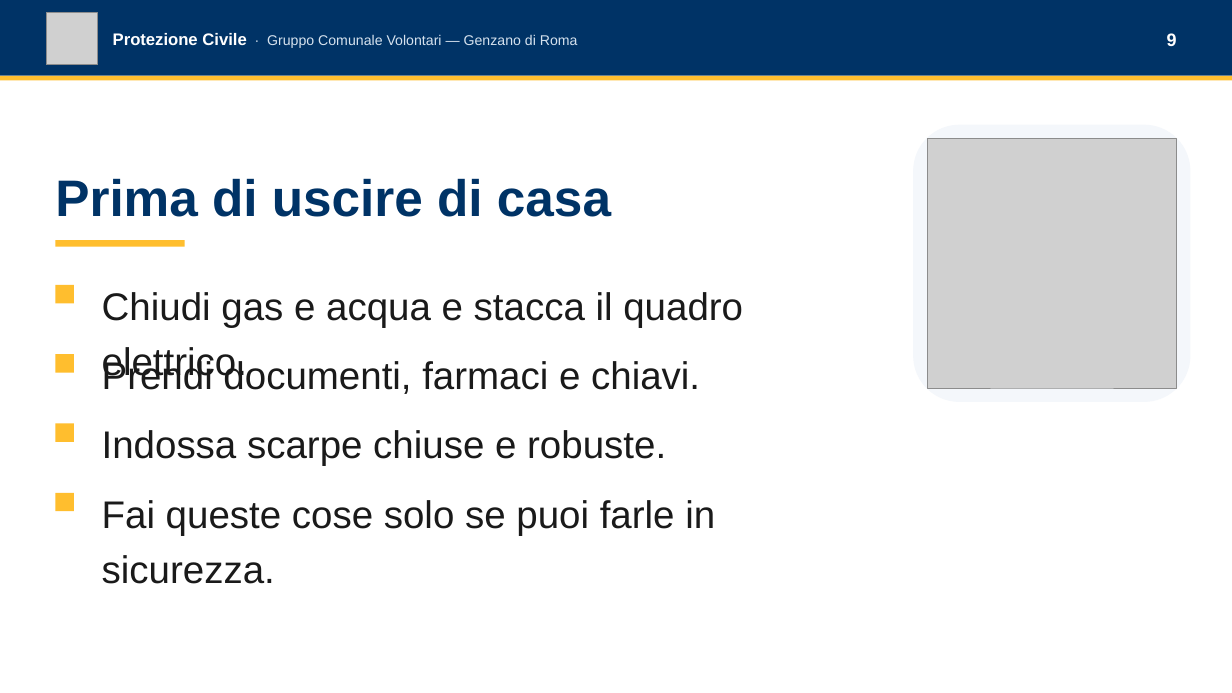
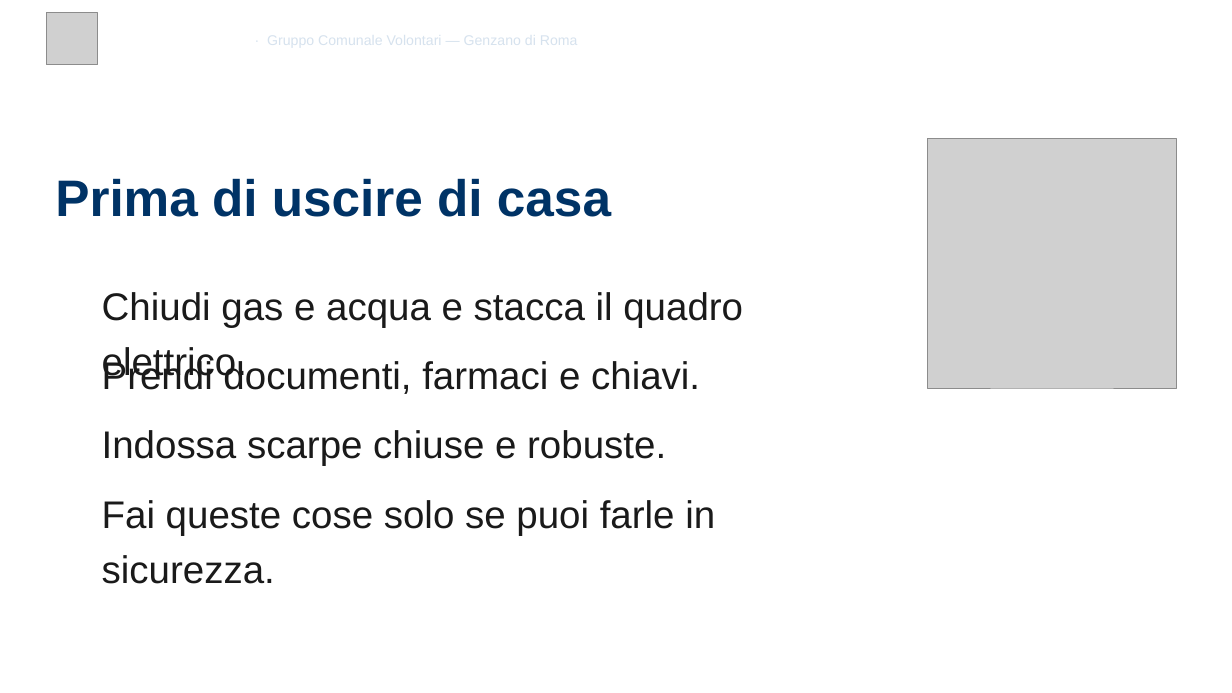
Before and after one commit to SviluppoItaliaDigitale/sito-pc-genzano, a slide deck: slide 9 of static/presentazioni/2026-05-29-piano-familiare-presentazione.pptx. Drawn at 1232x693 pixels with LibreOffice and Linux fonts; fonts in the diff are those of the drawing; grey boxes stand for pictures; background and template pictures are left out. Boxes give left, top, right and bottom in pixels: in the first picture for what was removed or moved away, otherwise in the second. Text is boxed around its words. In the diff, an @@ line names an element or a change of style, - is before the commit and + after.

```diff
--- a/static/presentazioni/2026-05-29-piano-familiare-presentazione.pptx
+++ b/static/presentazioni/2026-05-29-piano-familiare-presentazione.pptx
@@ rectangle removed at bbox=[0, 0, 1232, 76] @@
@@ rectangle removed at bbox=[0, 76, 1232, 80] @@
@@ rectangle removed at bbox=[55, 240, 185, 247] @@
@@ rectangle removed at bbox=[55, 285, 74, 303] @@
@@ rectangle removed at bbox=[55, 354, 74, 372] @@
@@ rectangle removed at bbox=[55, 423, 74, 442] @@
@@ rectangle removed at bbox=[55, 493, 74, 511] @@
```
Also in this commit, not shown: 13 other slides changed, 32 other files.
